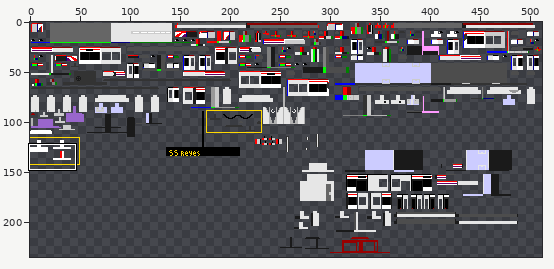
Sprite sheet: src/main/resources/assets/spanish_pack/textures/trams/Civia_w_Haube.png. Above, an overview of the earlier version with the close-up marked.
Close-up. Old version:
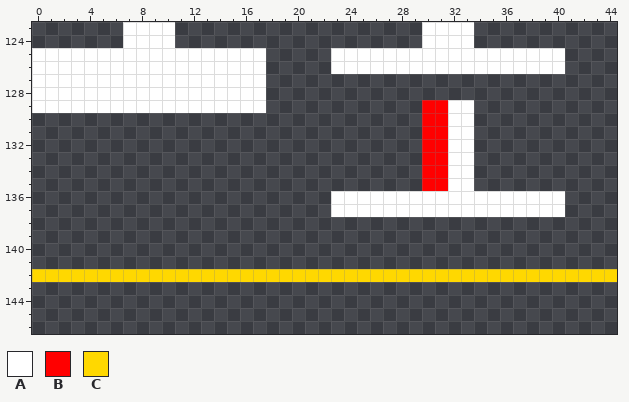
The file is 512x256 pixels. Shown: x 0..44, y 123..146. The wide view leaves out empty margins. The commit also changed other parts of the picture, which this record leaves out.
Palette (. is transparent): A #ffffff  B #ff0000  C #ffd800
Pixels before, first column x 0:
123 .......AAAA...................AAAA...........
124 .......AAAA...................AAAA...........
125 AAAAAAAAAAAAAAAAAA.....AAAAAAAAAAAAAAAAAA....
126 AAAAAAAAAAAAAAAAAA.....AAAAAAAAAAAAAAAAAA....
127 AAAAAAAAAAAAAAAAAA...........................
128 AAAAAAAAAAAAAAAAAA...........................
129 AAAAAAAAAAAAAAAAAA............BBAA...........
130 ..............................BBAA...........
131 ..............................BBAA...........
132 ..............................BBAA...........
133 ..............................BBAA...........
134 ..............................BBAA...........
135 ..............................BBAA...........
136 .......................AAAAAAAAAAAAAAAAAA....
137 .......................AAAAAAAAAAAAAAAAAA....
138 .............................................
139 .............................................
140 .............................................
141 .............................................
142 CCCCCCCCCCCCCCCCCCCCCCCCCCCCCCCCCCCCCCCCCCCCC
The result:
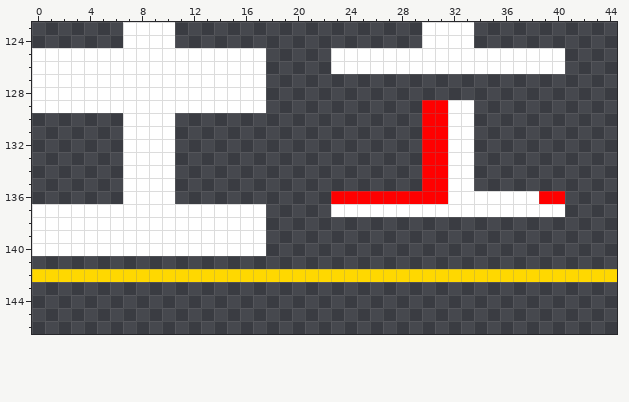
Difference:
{"y":130,"x":7,"old":"....","new":"AAAA"}
{"y":131,"x":7,"old":"....","new":"AAAA"}
{"y":132,"x":7,"old":"....","new":"AAAA"}
{"y":133,"x":7,"old":"....","new":"AAAA"}
{"y":134,"x":7,"old":"....","new":"AAAA"}
{"y":135,"x":7,"old":"....","new":"AAAA"}
{"y":136,"x":7,"old":"....","new":"AAAA"}
{"y":136,"x":23,"old":"AAAAAAAAA","new":"BBBBBBBBB"}
{"y":136,"x":39,"old":"AA","new":"BB"}
{"y":137,"x":0,"old":"..................","new":"AAAAAAAAAAAAAAAAAA"}
{"y":138,"x":0,"old":"..................","new":"AAAAAAAAAAAAAAAAAA"}
{"y":139,"x":0,"old":"..................","new":"AAAAAAAAAAAAAAAAAA"}
{"y":140,"x":0,"old":"..................","new":"AAAAAAAAAAAAAAAAAA"}
{"label":"added","picture_box":[32,113,266,256]}
{"label":"changed","picture_box":[331,191,448,204]}
{"label":"changed","picture_box":[539,191,565,204]}
